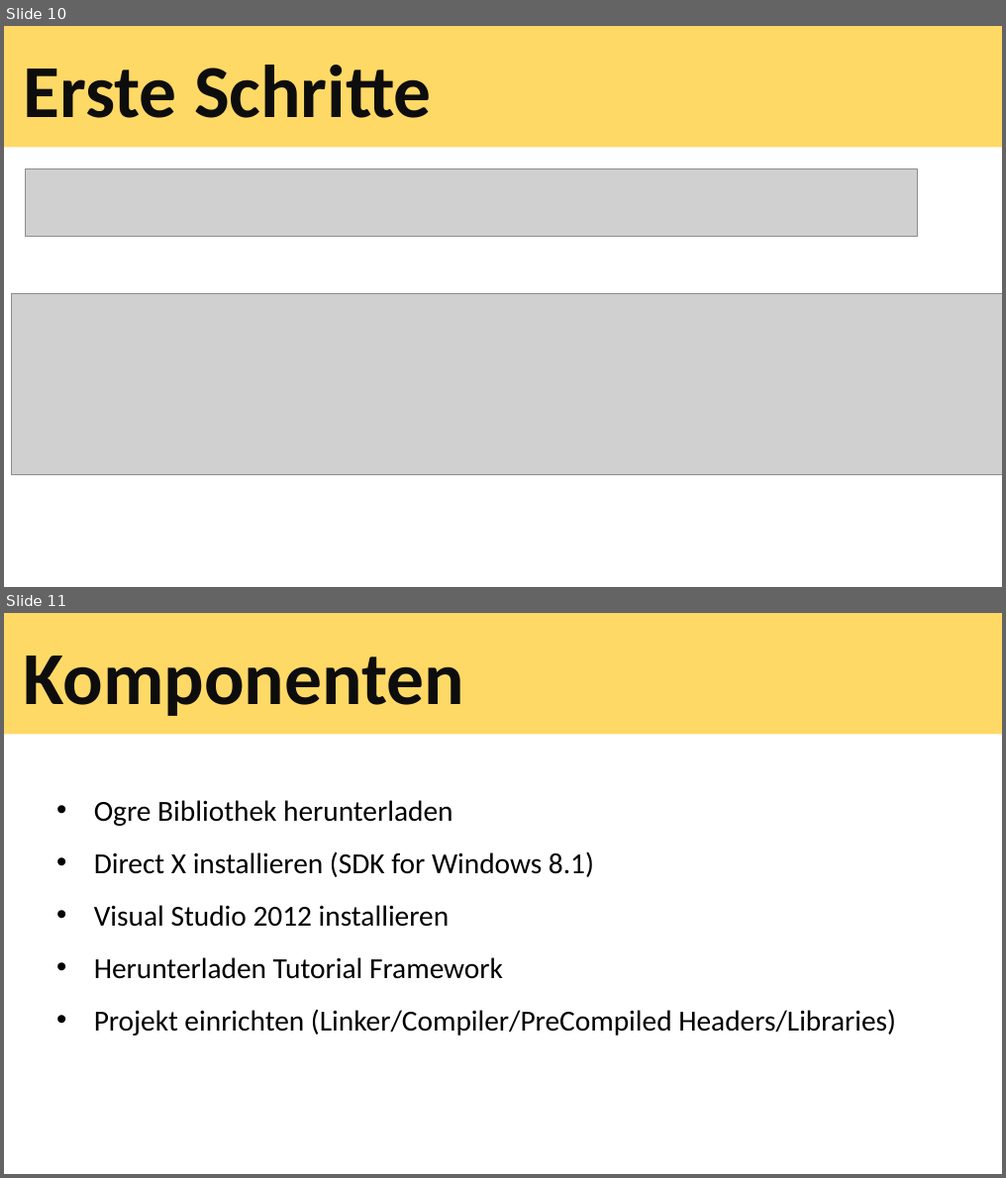
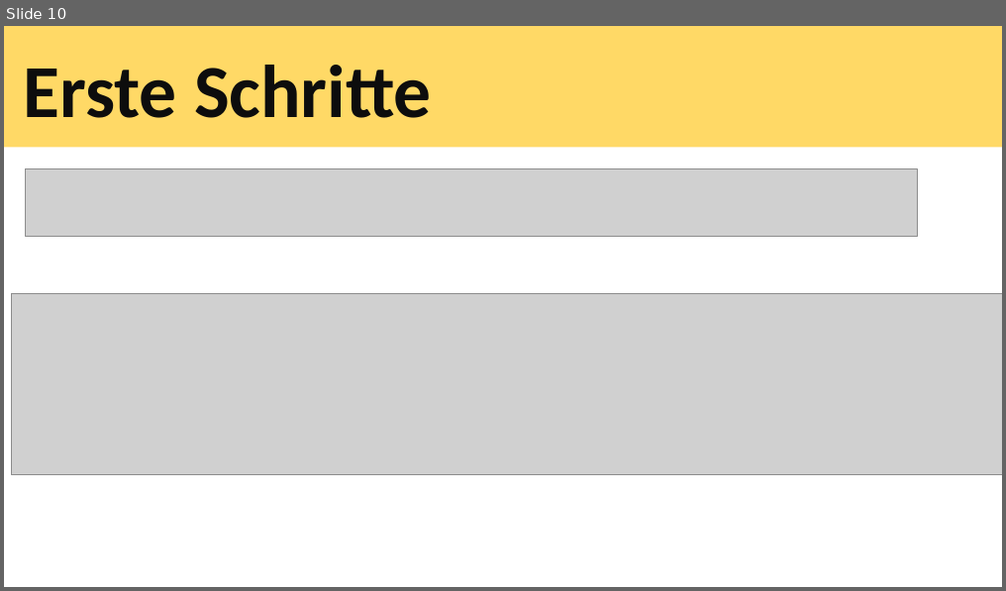
Before and after one commit to tscheims1/ogre, a slide deck: ogrepresentation.pptx. Shown one above the other, each under a label of ours: slides 10 and 11 before the commit, slide 10 after it. The pictures are 1006x1178 and 1006x591 pixels, drawn with LibreOffice and Linux fonts; fonts in the diff are those of the drawing; grey boxes stand for pictures. Boxes give left, top, right and bottom in pixels: in the first picture for what was removed or moved away, otherwise in the second. Text is boxed around its words. In the diff, an @@ line names an element or a change of style, - is before the commit and + after.

```diff
--- a/ogrepresentation.pptx
+++ b/ogrepresentation.pptx
@@ slide 11 removed at [4, 613, 1002, 1174], background #FFFFFF @@
@@ rectangle removed at [4, 613, 1002, 735] @@
@@ title removed at [24, 656, 465, 716] @@
-Komponenten
@@ text removed at [94, 800, 896, 1036] @@
-• Ogre Bibliothek herunterladen
-• Direct X installieren (SDK for Windows 8.1)
-• Visual Studio 2012 installieren
-• Herunterladen Tutorial Framework
-• Projekt einrichten (Linker/Compiler/PreCompiled Headers/Libraries)
```
Also in this commit, not shown: 1 slide changed, 3 slides added, 3 other files.
